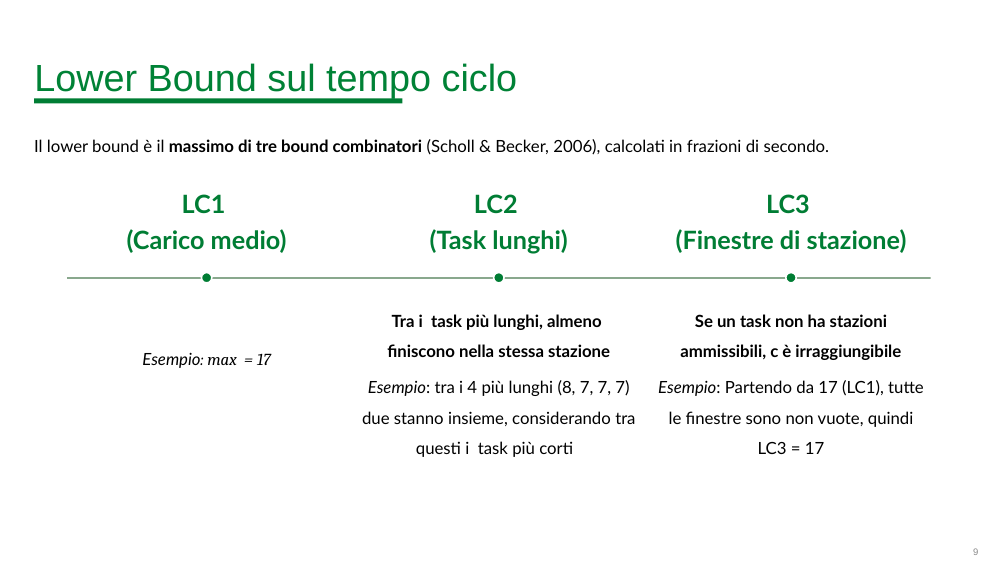
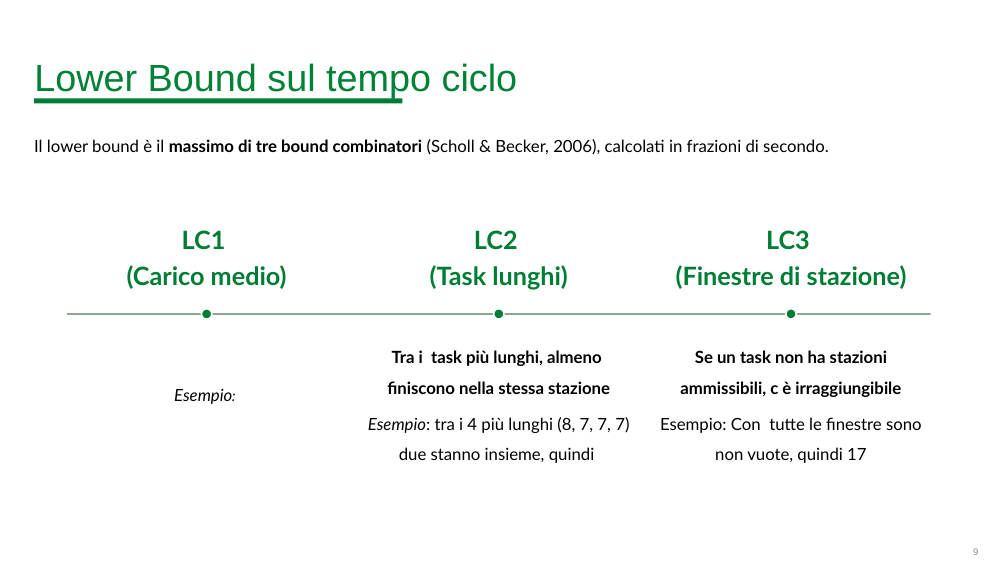
Before and after one commit to BitSquish/Assembly-Line-Balancing, a slide deck: slide 9 of slides/Assembly Line Balancing Problem.pptx. Drawn at 1008x567 pixels with LibreOffice and Linux fonts; fonts in the diff are those of the drawing; background and template pictures are left out. Boxes give left, top, right and bottom in pixels: in the first picture for what was removed or moved away, otherwise in the second. Text is boxed around its words. In the diff, an @@ line names an element or a change of style, - is before the commit and + after.

```diff
--- a/slides/Assembly Line Balancing Problem.pptx
+++ b/slides/Assembly Line Balancing Problem.pptx
@@ 5 texts, 3 ellipses, 1 rectangle: place and size @@
-5 texts, 3 ellipses, 1 rectangle at (67,194,931,457)
+5 texts, 3 ellipses, 1 rectangle at (67,230,931,463)
@@ text at (174,388,235,404): text changed @@
-Esempio: max = 17
+Esempio:
@@ text at (368,417,629,463): text changed @@
-Esempio: tra i 4 più lunghi (8, 7, 7, 7) due stanno insieme, considerando tra questi i task più corti
+Esempio: tra i 4 più lunghi (8, 7, 7, 7) due stanno insieme, quindi
@@ text at (660,417,922,463): text changed @@
-Esempio: Partendo da 17 (LC1), tutte le finestre sono non vuote, quindi LC3 = 17
+Esempio: Con tutte le finestre sono non vuote, quindi 17
```
Also in this commit, not shown: 16 other slides changed, 7 slides added, 13 slides removed, 1 other file.
